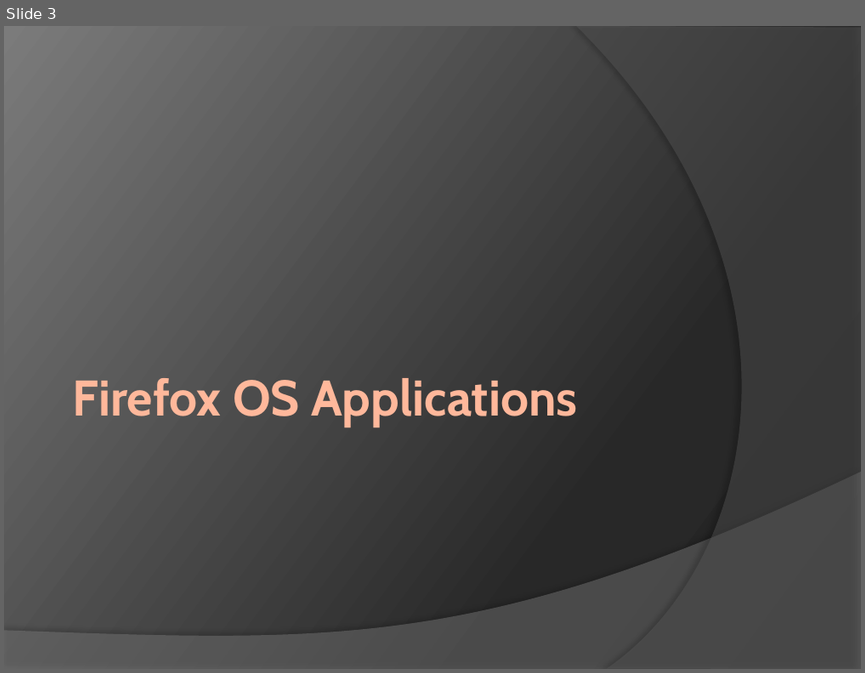
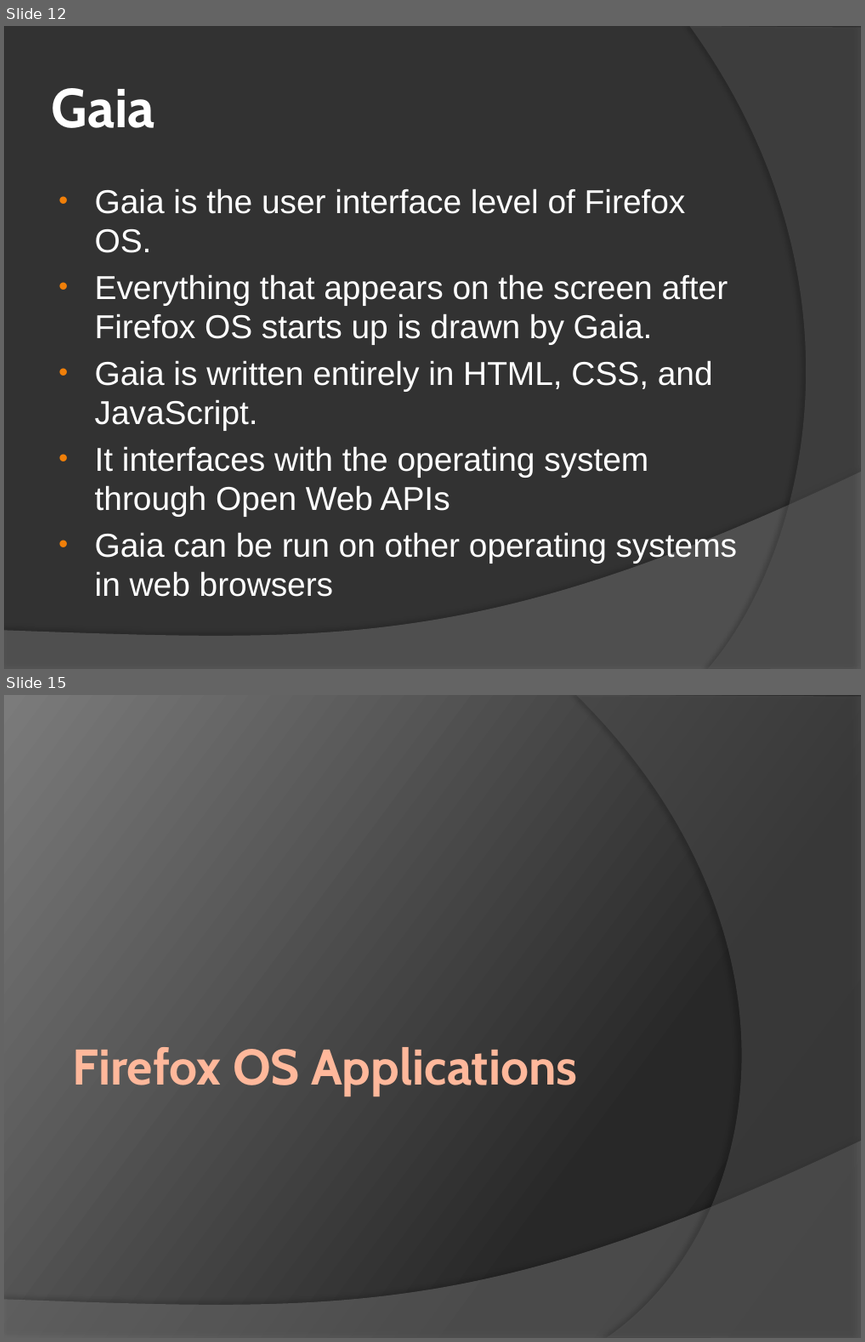
Before and after one commit to ymihaylov/Firefox-OS-Documentation-Project, a slide deck: Firefox OS.pptx. Shown one above the other, each under a label of ours: slide 3 before the commit, slides 12 and 15 after it; the slides between them are not shown. The pictures are 865x673 and 865x1342 pixels, drawn with LibreOffice and Linux fonts; fonts in the diff are those of the drawing. Boxes give left, top, right and bottom in pixels: in the first picture for what was removed or moved away, otherwise in the second. Text is boxed around its words. In the diff, an @@ line names an element or a change of style, - is before the commit and + after.

```diff
--- a/Firefox OS.pptx
+++ b/Firefox OS.pptx
@@ slide 12 added at <box>4,26,861,669</box>, background #323232; not listed: 1 template element that a slide beside it also shows @@
@@ freeform shape added at <box>689,26,861,669</box>, fill #5E5E5E at 40% opacity @@
@@ title added at <box>51,88,154,128</box>, 46 pt, text #FFFFFF, bold @@
+Gaia
@@ text added at <box>95,188,737,596</box>, 27.8 pt, text #FFFFFF @@
+• Gaia is the user interface level of Firefox OS.
+• Everything that appears on the screen after Firefox OS starts up is drawn by Gaia.
+• Gaia is written entirely in HTML, CSS, and JavaScript.
+• It interfaces with the operating system through Open Web APIs
+• Gaia can be run on other operating systems in web browsers
@@ what was slide 3 is now slide 15 @@
```
Also in this commit, not shown: 1 slide changed, 12 other slides added, 1 slide removed.
